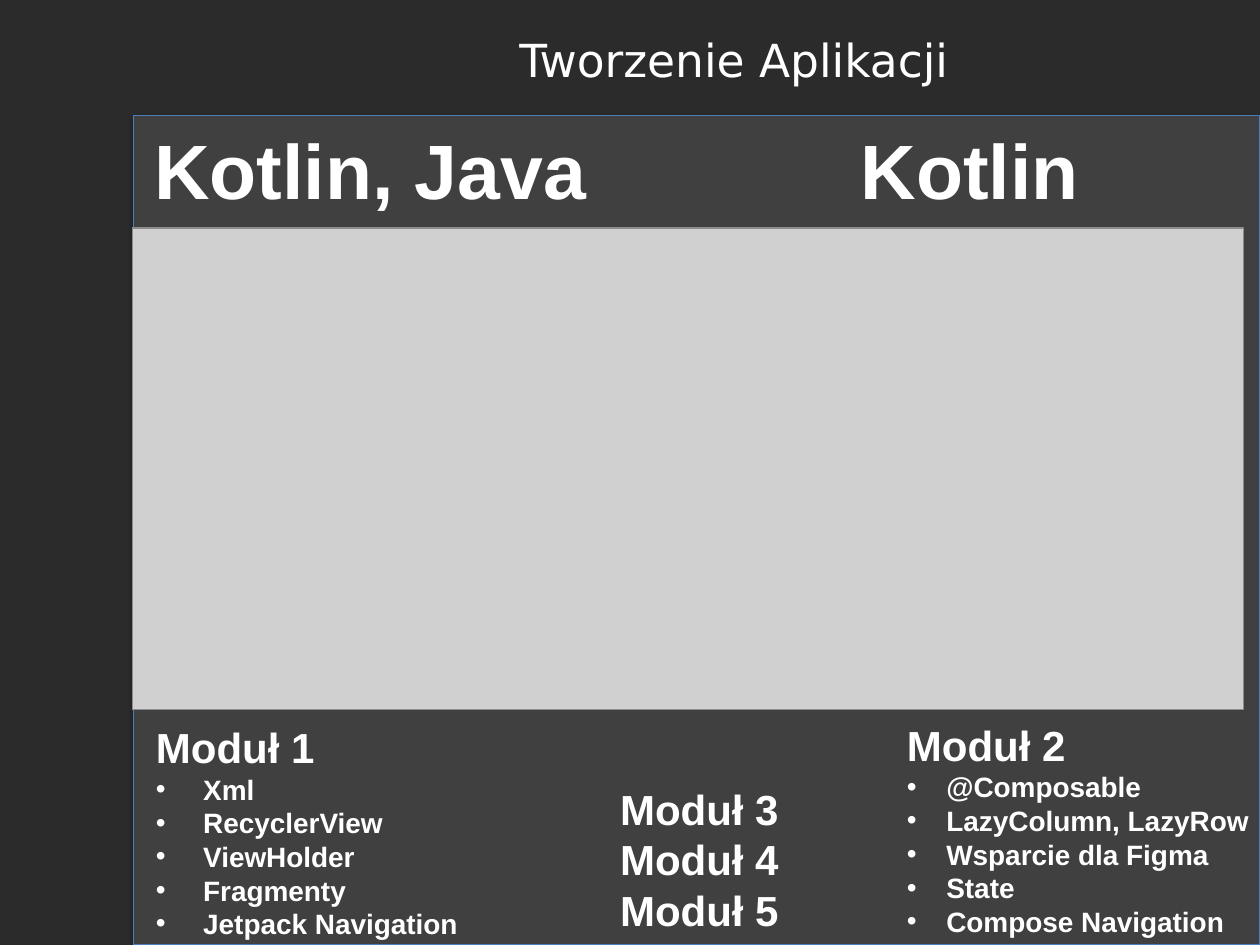
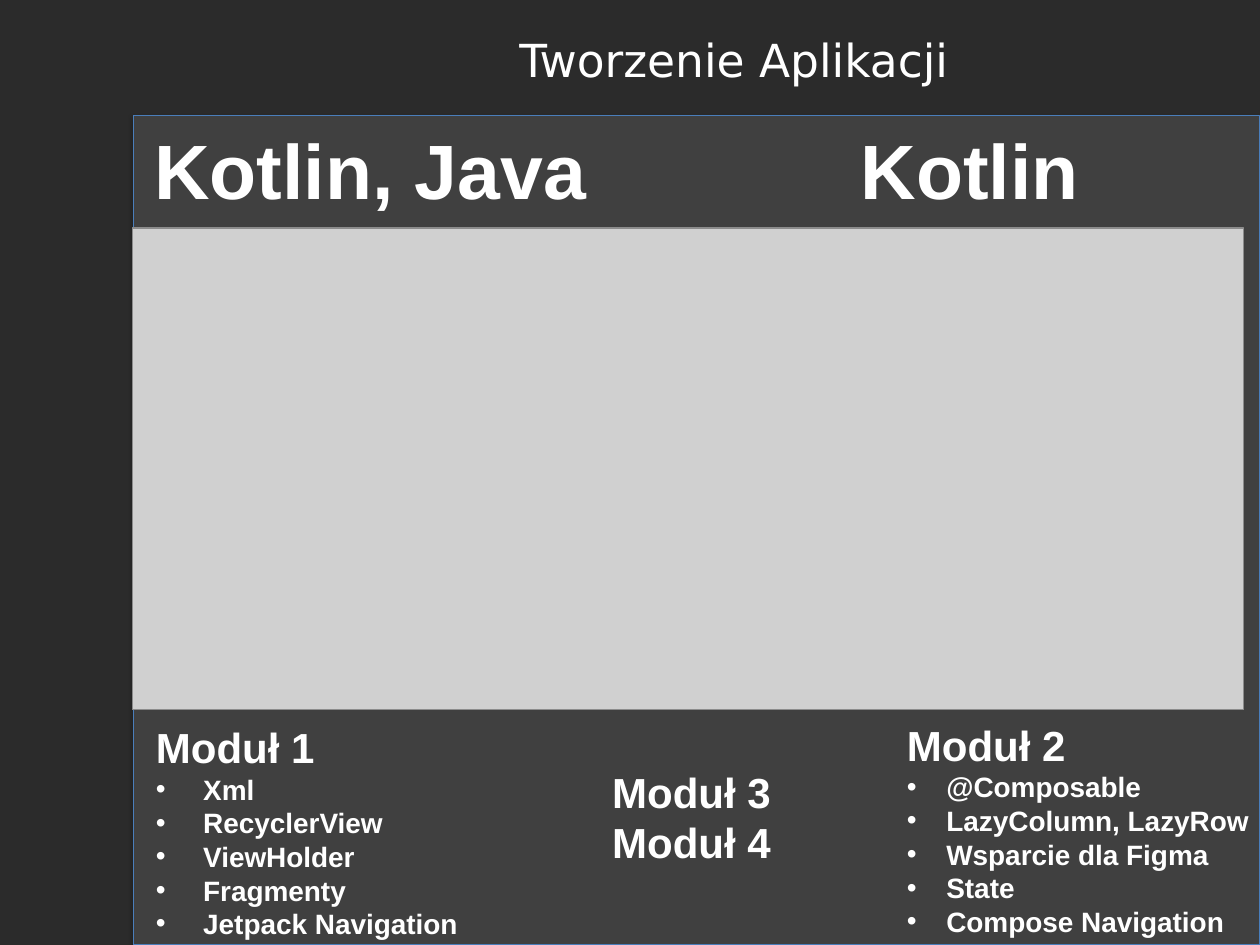
Before and after one commit to RafLew84/PUM, a slide deck: slide 5 of 2023-2024/Wyk/Wyklad0.pptx. Drawn at 1260x945 pixels with LibreOffice and Linux fonts; fonts in the diff are those of the drawing; grey boxes stand for pictures; background and template pictures are left out; a plain dark background stands for a picture behind light text. Boxes give left, top, right and bottom in pixels: in the first picture for what was removed or moved away, otherwise in the second. Text is boxed around its words. In the diff, an @@ line names an element or a change of style, - is before the commit and + after.

```diff
--- a/2023-2024/Wyk/Wyklad0.pptx
+++ b/2023-2024/Wyk/Wyklad0.pptx
@@ text "Moduł 3": place and size @@
-text "Moduł 3" at bbox=[620, 794, 778, 927]
+text "Moduł 3" at bbox=[612, 777, 770, 859]
@@ text at bbox=[620, 895, 778, 927]: paragraph removed @@
-Moduł 5
```
Also in this commit, not shown: 2 other slides changed.
